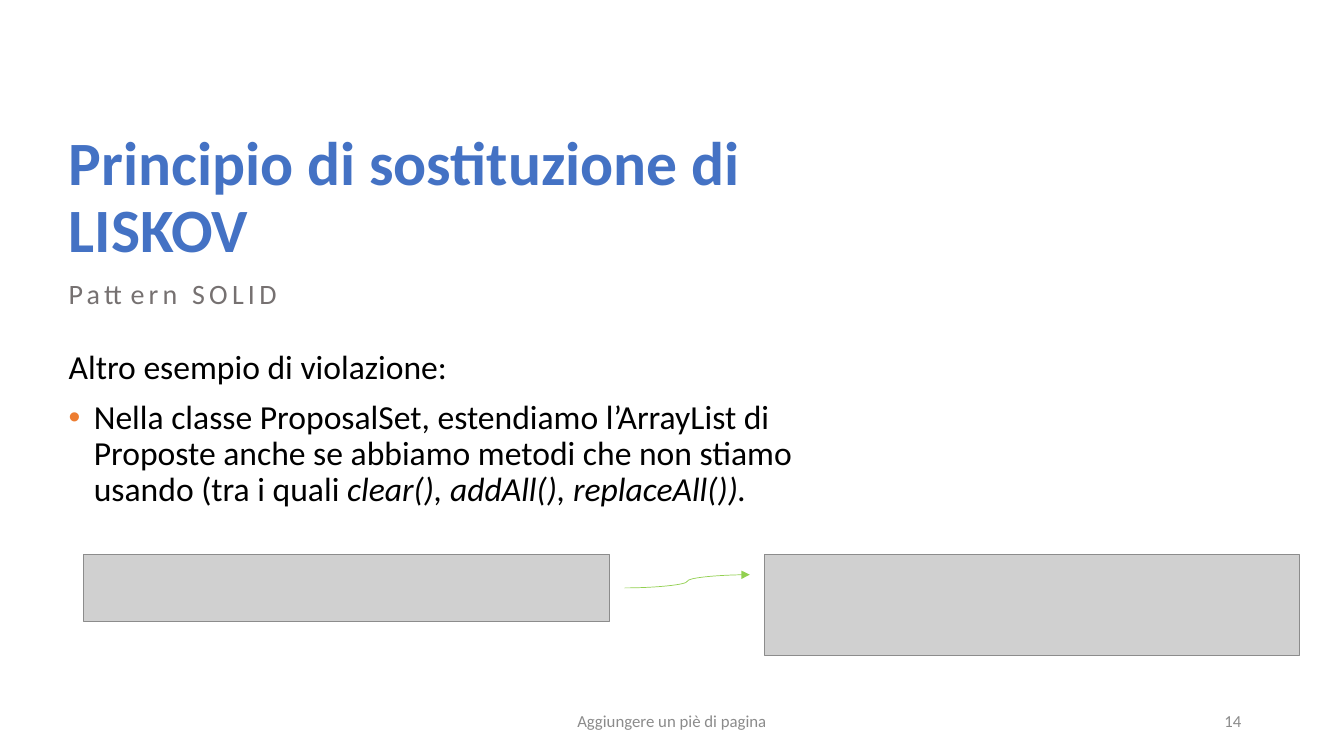
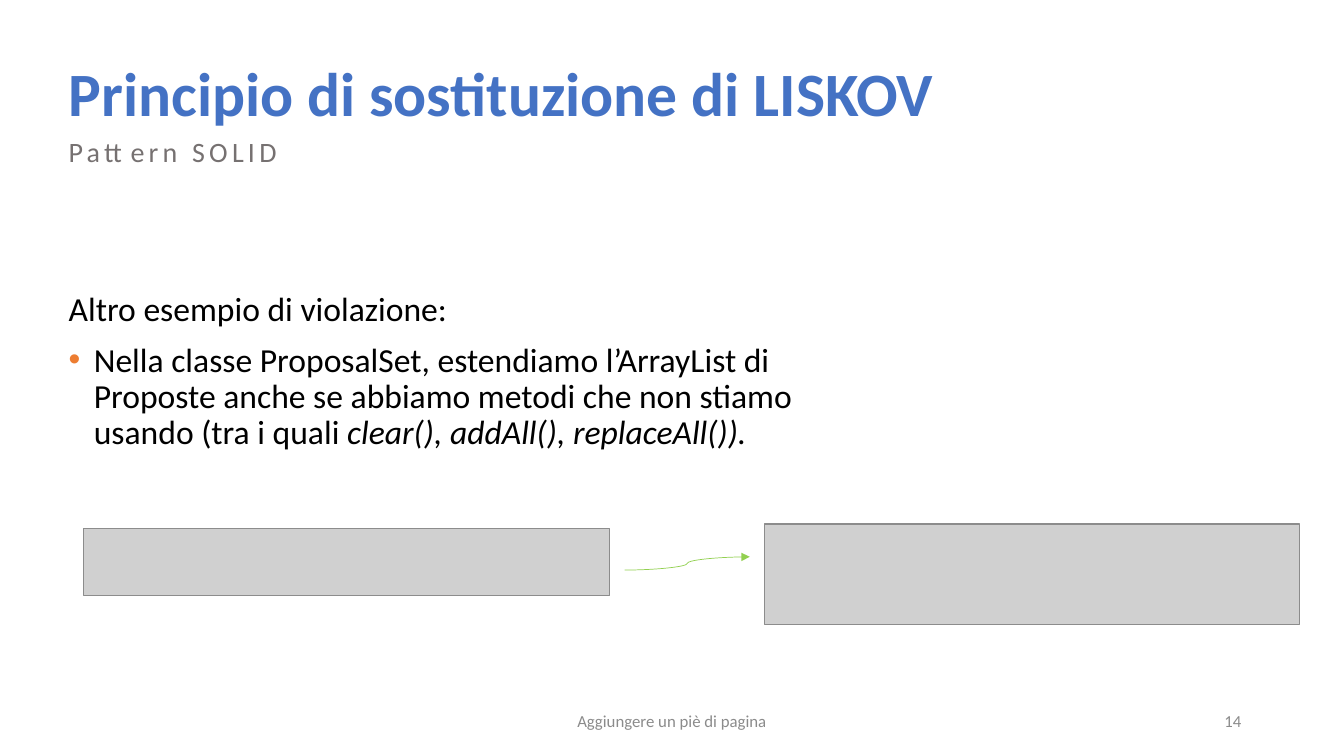
Before and after one commit to salvalai-matteo/EventBookDocumentation, a slide deck: slide 14 of Progetto Ingegneria SW.pptx. Drawn at 1344x756 pixels with LibreOffice and Linux fonts; fonts in the diff are those of the drawing; grey boxes stand for pictures. Boxes give left, top, right and bottom in pixels: in the first picture for what was removed or moved away, otherwise in the second. Text is boxed around its words. In the diff, an @@ line names an element or a change of style, - is before the commit and + after.

```diff
--- a/Progetto Ingegneria SW.pptx
+++ b/Progetto Ingegneria SW.pptx
@@ title "Principio di sostituzione di LISKOV" rewrapped from [69, 141, 740, 253] to [69, 72, 934, 126] @@
@@ text "Pattern SOLID": place and size @@
-text "Pattern SOLID" at [58, 275, 868, 343]
+text "Pattern SOLID" at [58, 133, 868, 201]
@@ text "Altro esempio di violazione:": place and size @@
-text "Altro esempio di violazione:" at [69, 355, 792, 507]
+text "Altro esempio di violazione:" at [69, 297, 792, 450]
@@ picture: place and size @@
-picture at [84, 555, 610, 622]
+picture at [84, 528, 610, 596]
@@ picture: place and size @@
-picture at [765, 555, 1300, 655]
+picture at [765, 524, 1300, 625]
@@ curved arrow moved from (625, 588) - (750, 575) to (625, 571) - (750, 557) @@
```
Also in this commit, not shown: 26 other slides changed, 1 slide added, 4 slides removed.
